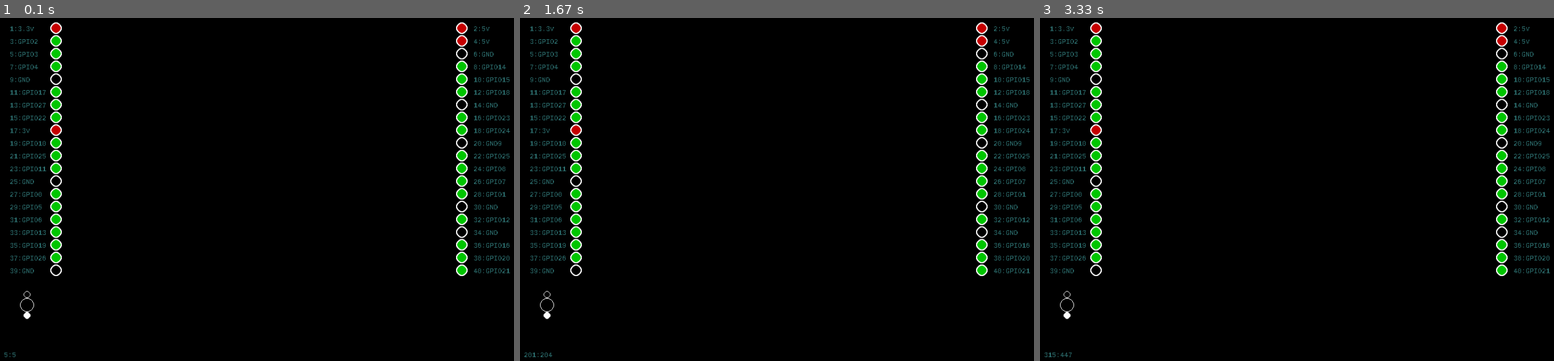
Above: before the commit, frames 1-3 (left to right).
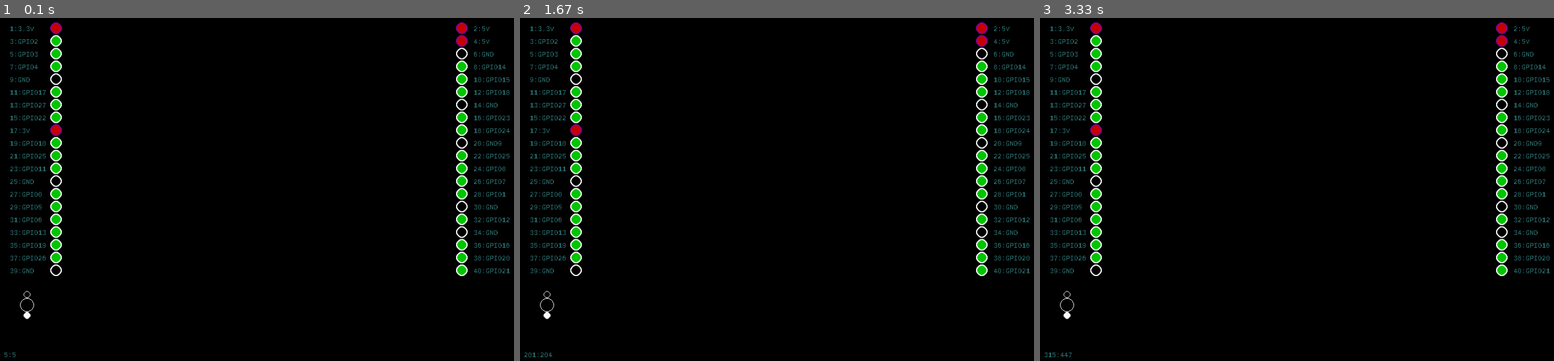
Above: after the commit, the same moments.

Repository: shaundennett/pygame-gpio
Game: pygame game, started from gpioview/display_pins.py
The game is run twice, just before and just after one commit, with the same random seed, the same clock (stepped at 60 frames per second) and the same inputs.
Inputs (mouse positions are in pixels of both pictures, inside the frame that each line leads up to):
- Up to frame 1 (0.1 s): no input
- Up to frame 2 (1.67 s): press the mouse at (992, 179) at 0.37 s; move the mouse to (900, 196) at 0.47 s; release the mouse at (812, 210) at 0.6 s; press the mouse at (992, 179) at 0.7 s; move the mouse to (920, 168) at 0.8 s; release the mouse at (848, 162) at 0.93 s; press the mouse at (992, 179) at 1.03 s; move the mouse to (843, 158) at 1.13 s; release the mouse at (689, 134) at 1.27 s; press the mouse at (992, 179) at 1.37 s; move the mouse to (812, 155) at 1.47 s; release the mouse at (633, 134) at 1.6 s
- Up to frame 3 (3.33 s): press the mouse at (1512, 179) at 1.7 s; move the mouse to (1384, 244) at 1.8 s; release the mouse at (1250, 309) at 1.93 s; press the mouse at (1512, 179) at 2.03 s; move the mouse to (1404, 144) at 2.13 s; release the mouse at (1291, 114) at 2.27 s; press the mouse at (1512, 179) at 2.37 s; move the mouse to (1374, 127) at 2.47 s; release the mouse at (1235, 76) at 2.6 s; press the mouse at (1512, 179) at 2.7 s; move the mouse to (1492, 151) at 2.8 s; release the mouse at (1466, 120) at 2.93 s; press the mouse at (1512, 179) at 3.03 s; move the mouse to (1368, 227) at 3.13 s; release the mouse at (1219, 275) at 3.27 s

The runs differ from the first frame. In frame 1, 0.1% of the frame differs, in the area x 9-91%, y 1-35%; in frame 2, 0.1%; in frame 3, 0.1%.

Commit message:
initial commit

Diff:
--- a/gpiosim/gpio.py
+++ b/gpiosim/gpio.py
@@ -15,6 +15,7 @@
         self.loc = 0
         self.set_x_and_y()
         self.current_state = 0
+        self.compomemt_size = 10
 
         pygame.font.init()
         self.myfont = pygame.font.SysFont('Courier', 12)
@@ -39,7 +40,11 @@
         print(str(self.pos) + " : " + self.name + ": (" + str(self.xpos) + "," + str(self.ypos) + "),  " + str(self.loc))
 
     def update(self, screen: pygame.Surface):
-        pygame.draw.circle(screen, (255, 255, 255), (self.xpos, self.ypos), 10)
+        if self.mode == 0:
+           pygame.draw.circle(screen, (255, 255, 255), (self.xpos, self.ypos), 10)
+        else:
+            pygame.draw.circle(screen, (150, 0, 150), (self.xpos, self.ypos), 10)
+
         self.set_pin_colour(screen)
         self.create_label(screen)
 
@@ -59,6 +64,15 @@
         else:
             screen.blit(textsurface,(self.xpos + 20, self.ypos - 5))
 
+    def is_selected(self, x: int, y: int) -> bool:
+        if self.type == 0 and self.distance_from_center(x, y) <= self.component_size:
+            return True
+        else:
+            return False
+
+    def distance_from_center(self, x: int, y: int) -> float:
+        return abs(math.sqrt(pow(self.xpos - x, 2) + pow(self.ypos - y, 2)))
+
 class gpio_pin(GPIO):
     def __init__(self, pos: int, name: str):
         super().__init__(pos, name)
@@ -66,6 +80,7 @@
         self.current_state = 0
         self.pin_type = 'gpio'
         self.mode = 0
+
 
 class gpio_5v(GPIO):
     def __init__(self, pos: int, name: str):
@@ -87,7 +102,16 @@
         self.current_state = -1
         self.pin_type = 'gnd'
         self.mode = 0
+class connector():
+    def __init__(self,type:int):
+        self.type = type
+        self.source = None
+        self.value = 0
 
+class connection():
+    def _init__(self,source, target):
+        self.source = source
+        self.target = target
 
 class component():
     def __init__(self, name:str, type:int, xpos:int, ypos:int):
@@ -102,6 +126,7 @@
         self.connector_size = 6
         self.connector_relative_loc = (self.component_size) + (self.connector_size)
         self.type = type
+
     def update(self, screen:pygame.Surface):
         colour = (0,0,0)
         if self.type == 0:
@@ -114,17 +139,29 @@
         pygame.draw.circle(screen, colour, (self.xpos, self.ypos), self.component_size, 1)
         self.draw_input_connector(colour, screen)
         self.draw_output_connector(colour, screen)
+
     def is_selected(self,x:int, y:int) -> bool:
-        print(str(x) + " " + str(y))
+        if self.type == 0 and self.distance_from_center(x,y) <= self.component_size:
+            return True
+        else:
+            return False
 
-        if self.type == 0 and abs(math.sqrt(pow(self.xpos - x, 2) + pow(self.ypos - y, 2))) <= self.component_size:
-            print("IN")
-            return True
-    def draw_input_connector(self,colour:(), screen:pygame.Surface):
-        pygame.draw.circle(screen, colour, (self.xpos , self.ypos - self.connector_relative_loc), self.connector_size, 1)
-    def draw_output_connector(self, colour:(), screen: pygame.Surface):
-        pygame.draw.circle(screen, colour, (self.xpos , self.ypos + self.connector_relative_loc), self.connector_size)
+    def draw_input_connector(self, colour: (), screen: pygame.Surface):
+        pygame.draw.circle(screen, colour, (self.xpos, self.ypos - self.connector_relative_loc), self.connector_size, 1)
+
+    def draw_output_connector(self, colour: (), screen: pygame.Surface):
+        pygame.draw.circle(screen, colour, (self.xpos, self.ypos + self.connector_relative_loc), self.connector_size)
+
+    def distance_from_center(self, x:int, y:int) -> float:
+        return abs(math.sqrt(pow(self.xpos - x, 2) + pow(self.ypos - y, 2)))
 
     def set_position(self,x:int,y:int):
         self.xpos = x
         self.ypos = y
+
+    def is_overlapping(self,comp) -> bool:
+        print(str(self.component_size + (self.connector_size * 2)) + "::" + str(self.distance_from_center(comp.xpos, comp.ypos)))
+        if self.distance_from_center(comp.xpos,comp.ypos) > (self.component_size + (self.connector_size * 2)) * 2 :
+            return False
+        else:
+            return True
--- a/gpiosim/gpio_model.py
+++ b/gpiosim/gpio_model.py
@@ -80,3 +80,9 @@
         self.abandon_transient_component()
     def abandon_transient_component(self):
         self.transient_component = None
+
+    def component_collision(self) -> bool:
+        for comp in self.all_components:
+            if comp.is_overlapping(self.transient_component) == True:
+                return True
+        return False
--- a/gpioview/display_pins.py
+++ b/gpioview/display_pins.py
@@ -4,6 +4,7 @@
 from pygame import Surface
 from pygame.locals import *
 import sys
+
 from pygame.locals import (
     K_UP,
     K_DOWN,
@@ -42,28 +43,29 @@
                 if event.type == QUIT:
                     pygame.quit()
                     sys.exit()
+
                 if event.type == pygame.MOUSEBUTTONDOWN and self.state == self.NOTHING:
                     # check if a component is to be created
                     #could be creating a new transient component or moving an existing one
+
                     x, y = pygame.mouse.get_pos()
                     if self.model.component.is_selected(x, y):
-                        self.state = self.SELECTING_COMPONENT
                         self.model.start_create_transient_component(x,y,"trans")
+                        self.state = self.PLACING_COMPONENT
 
-                if event.type == pygame.MOUSEBUTTONUP and self.state == self.PLACING_COMPONENT:
+
+                if event.type == pygame.MOUSEBUTTONUP and self.state == self.PLACING_COMPONENT and not self.model.component_collision():
                     # check if a component is to be created
                     #could be creating a new transient component or moving an existing one
-                    print("STATEa" + str(self.state))
-                    self.state = self.NOTHING
-                    print("STATEb" + str(self.state))
-                    self.model.place_transient_component()
-                    #self.model.abandon_transient_component()
+                    x, y = pygame.mouse.get_pos()
+                    if self.within_bounds(x, y, self.state):
+                        self.state = self.NOTHING
+                        self.model.place_transient_component()
 
-                if event.type == pygame.MOUSEMOTION and (self.state == self.SELECTING_COMPONENT or self.state == self.PLACING_COMPONENT):
+                if event.type == pygame.MOUSEMOTION and self.state == self.PLACING_COMPONENT:
                     # check if a component is to be created
                     #print("moving")
                     if self.model.transient_component is not None:
-                        self.state = self.PLACING_COMPONENT
                         x, y = pygame.mouse.get_pos()
                         self.model.transient_component.set_position(x,y)
 
@@ -76,6 +78,14 @@
                 self.DISPLAY.blit(textsurface, (10,580))
                 pygame.display.update()
 
+    def within_bounds(self, xpos:int, ypos:int, state:int) -> bool:
+        if state == self.PLACING_COMPONENT and xpos >= 150 and xpos <= 750 and ypos >=10 and ypos <= 450:
+            return True
+        else:
+            return False
+    def allowed_action(self,xpos:int, ypos:int):
+        if xpos >= 150 and xpos <= 750 and ypos >=10 and ypos <= 450:
+            return self.PLACING_COMPONENT
 
 if __name__ == '__main__':
     pin = pin_display()
